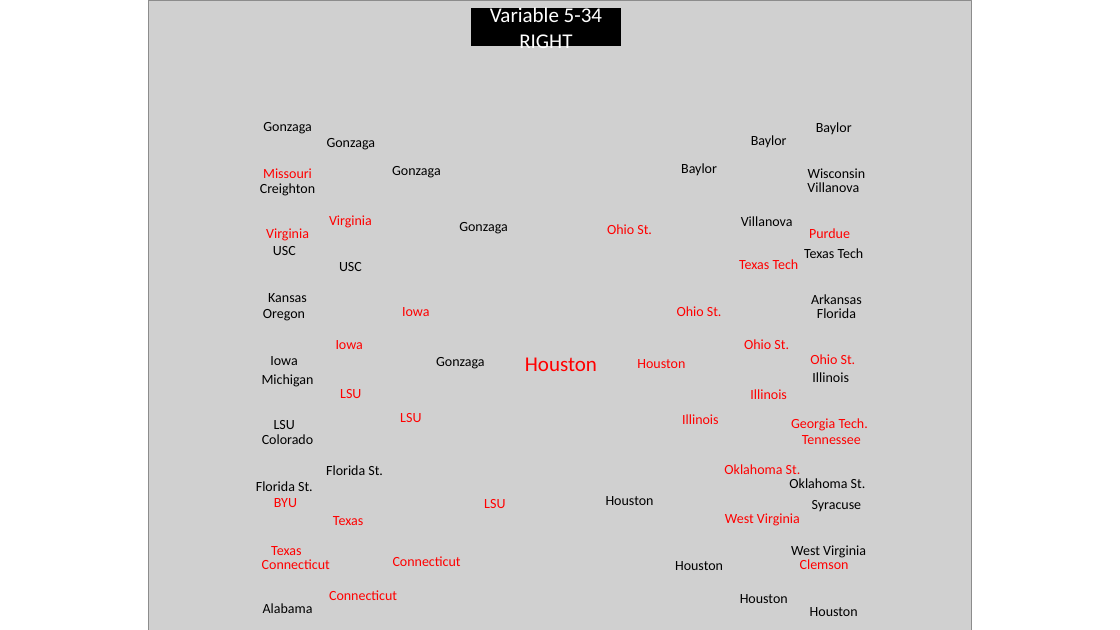
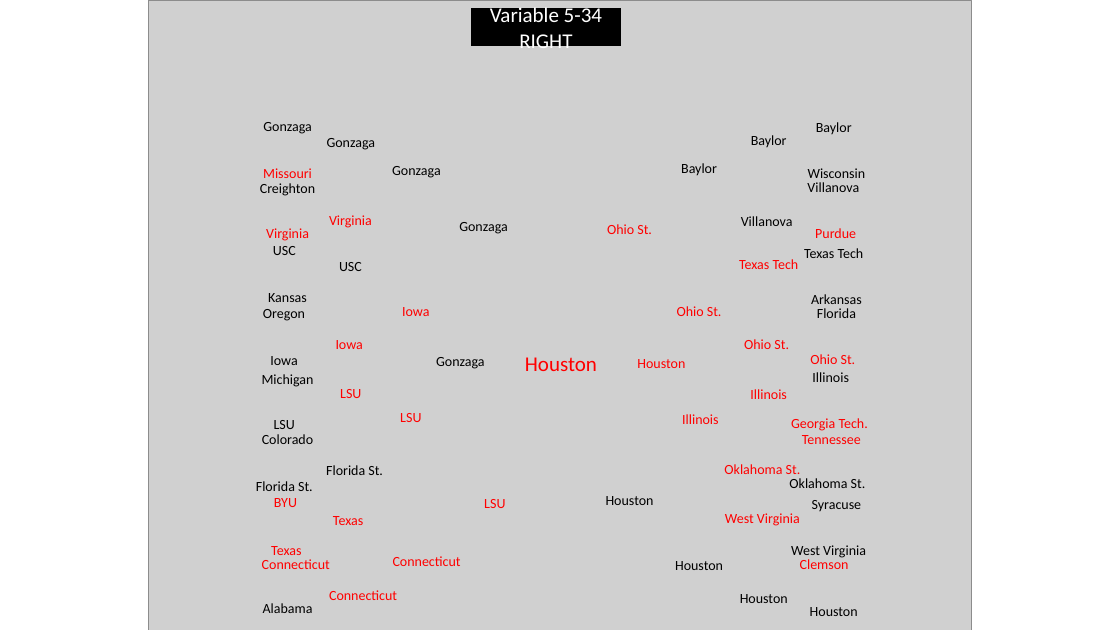
Before and after one commit to NicholasFrederick/March-Madness-Prediction, a slide deck: slide 39 of Brackets.pptx. Drawn at 1120x630 pixels with LibreOffice and Linux fonts; fonts in the diff are those of the drawing; grey boxes stand for pictures. Boxes give left, top, right and bottom in pixels: in the first picture for what was removed or moved away, otherwise in the second. Text is boxed around its words. In the diff, an @@ line names an element or a change of style, - is before the commit and + after.

```diff
--- a/Brackets.pptx
+++ b/Brackets.pptx
@@ text "Purdue": place and size @@
-text "Purdue" at (809, 228, 850, 238)
+text "Purdue" at (815, 228, 856, 238)
```
Also in this commit, not shown: 12 other slides changed, 12 slides added, 12 slides removed.
